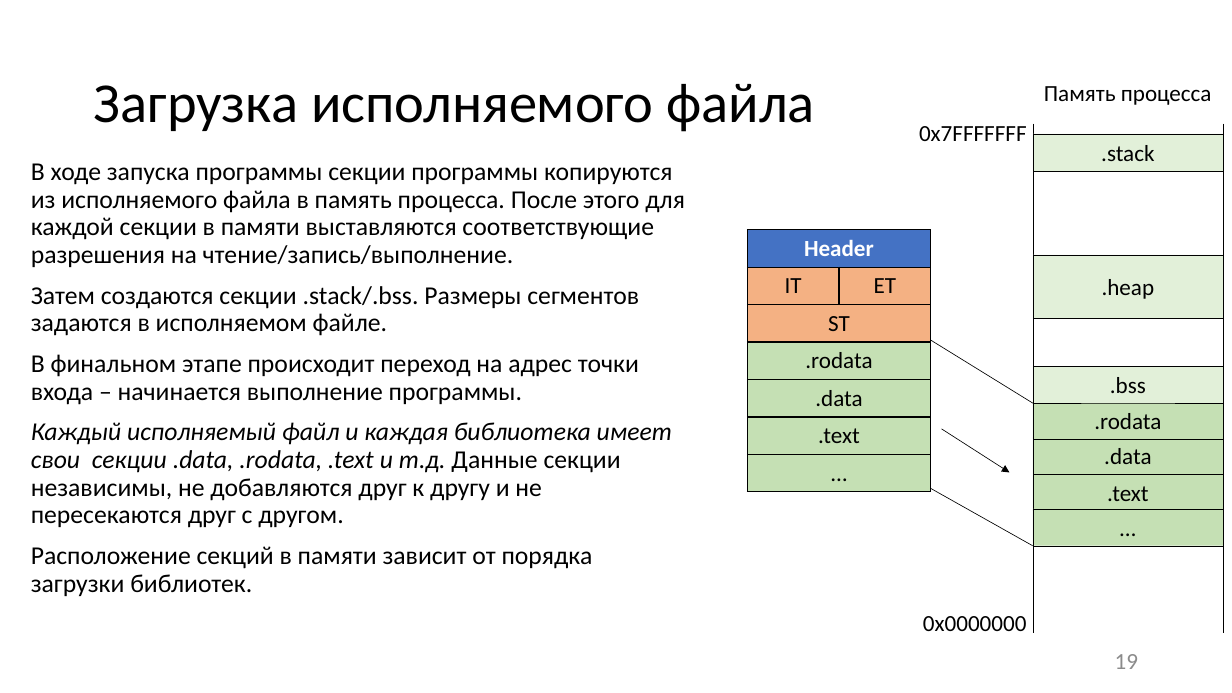
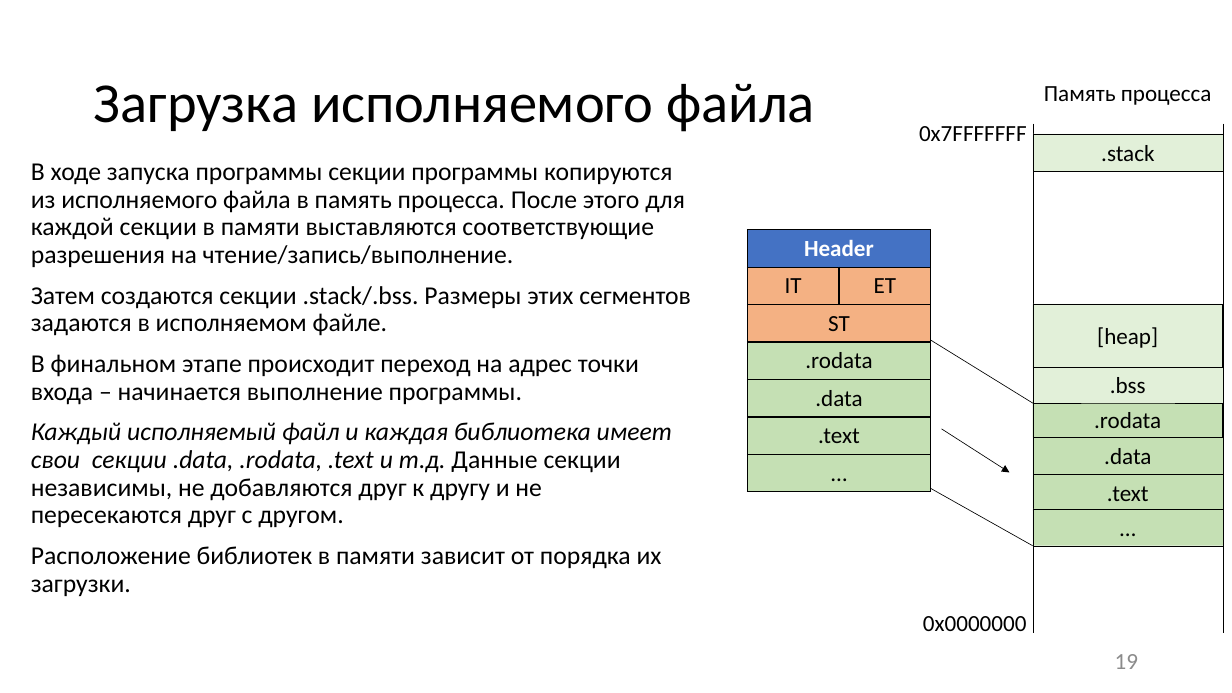
Before and after one commit to itsecd/low-level-programming, a slide deck: slide 19 of Lectures/5.Compiling_and_linking/Lecture5.pptx. Drawn at 1232x693 pixels with LibreOffice and Linux fonts; fonts in the diff are those of the drawing. Boxes give left, top, right and bottom in pixels: in the first picture for what was removed or moved away, otherwise in the second. Text is boxed around its words. In the diff, an @@ line names an element or a change of style, - is before the commit and + after.

```diff
--- a/Lectures/5.Compiling_and_linking/Lecture5.pptx
+++ b/Lectures/5.Compiling_and_linking/Lecture5.pptx
@@ text at <box>31,286,691,336</box>: text changed @@
-Затем создаются секции .stack/.bss. Размеры сегментов задаются в исполняемом файле.
+Затем создаются секции .stack/.bss. Размеры этих сегментов задаются в исполняемом файле.
@@ rectangle "[heap]": place and size @@
-rectangle "[heap]" at <box>1033,255,1224,319</box>
+rectangle "[heap]" at <box>1033,304,1224,368</box>
@@ text in rectangle at <box>1097,327,1158,348</box>: text changed @@
-.heap
+[heap]
@@ text at <box>31,546,662,596</box>: text changed @@
-Расположение секций в памяти зависит от порядка загрузки библиотек.
+Расположение библиотек в памяти зависит от порядка их загрузки.
```
Also in this commit, not shown: 17 other slides changed, 10 other files.
